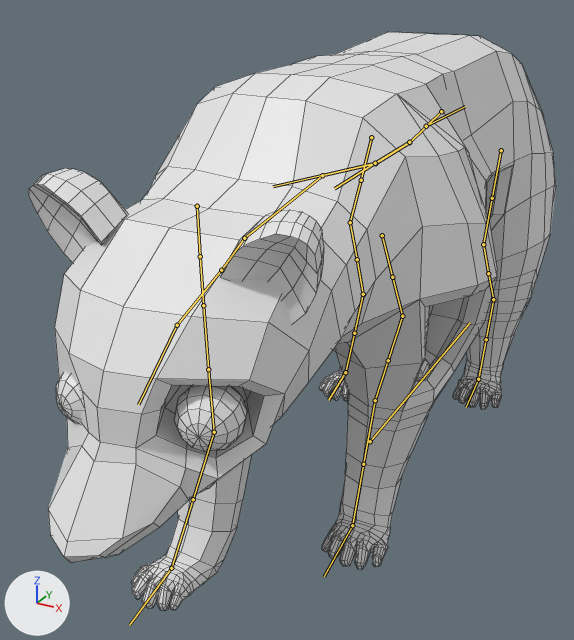
Two versions of the FBX model HH/Assets/Entities/Harmfull/Infected Bear/Models/bear_I.fbx, one commit apart.
Camera for both pictures: a camera (50 mm lens) standing at (0.95, -2.37, 1.61) and looking at (-0.11, -0.44, 0.64). Arrows for +X, +Y and +Z are at lower left; the lights stay in place. Both versions are drawn at frame 42 of the action 'bear rig|bear/run'; the numbers are the values there. The bones that bend it are drawn over the model as lines. Mesh edges are drawn as thin lines.

Names of what the first picture shows: 'bear/I'.
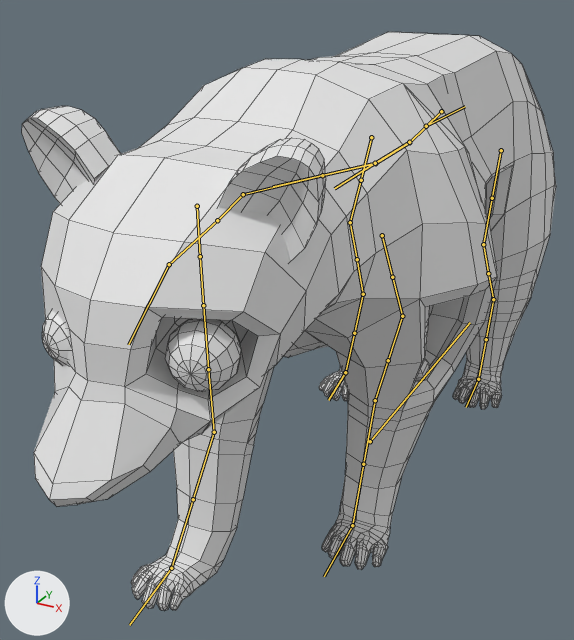
What differs and where, as boxes [x1, y1, x2, y2] in the pictures (574 x 640 px):
'bear/I', posed
    before: [29, 32, 556, 610]
    after: [22, 32, 556, 610]
bone 'DEF-spine.003', root to tip
    before: (322, 175) to (244, 238)
    after: (322, 175) to (243, 194)
bone 'DEF-neck', root to tip
    before: (244, 238) to (221, 270)
    after: (243, 194) to (217, 220)
bone 'DEF-head', root to tip
    before: (177, 325) to (138, 404)
    after: (169, 264) to (128, 344)

The edits, one by one:
Bone 'DEF-spine.003' (bone_def_spine_003) turns from (15, 0, 0) to (0, 0, 0) degrees about its own x, y and z.
Bone 'DEF-neck' (bone_def_neck) turns from (-7, 0, 0) to (0, 0, 0) degrees about its own x, y and z.
Bone 'DEF-head' (bone_def_head) turns from (-7, 0, 0) to (0, 0, 0) degrees about its own x, y and z.
